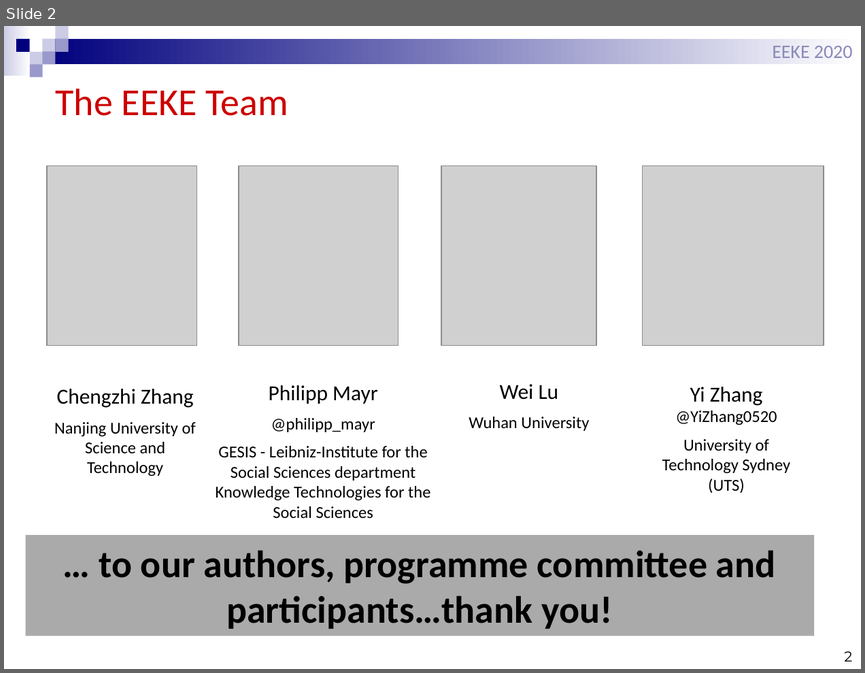
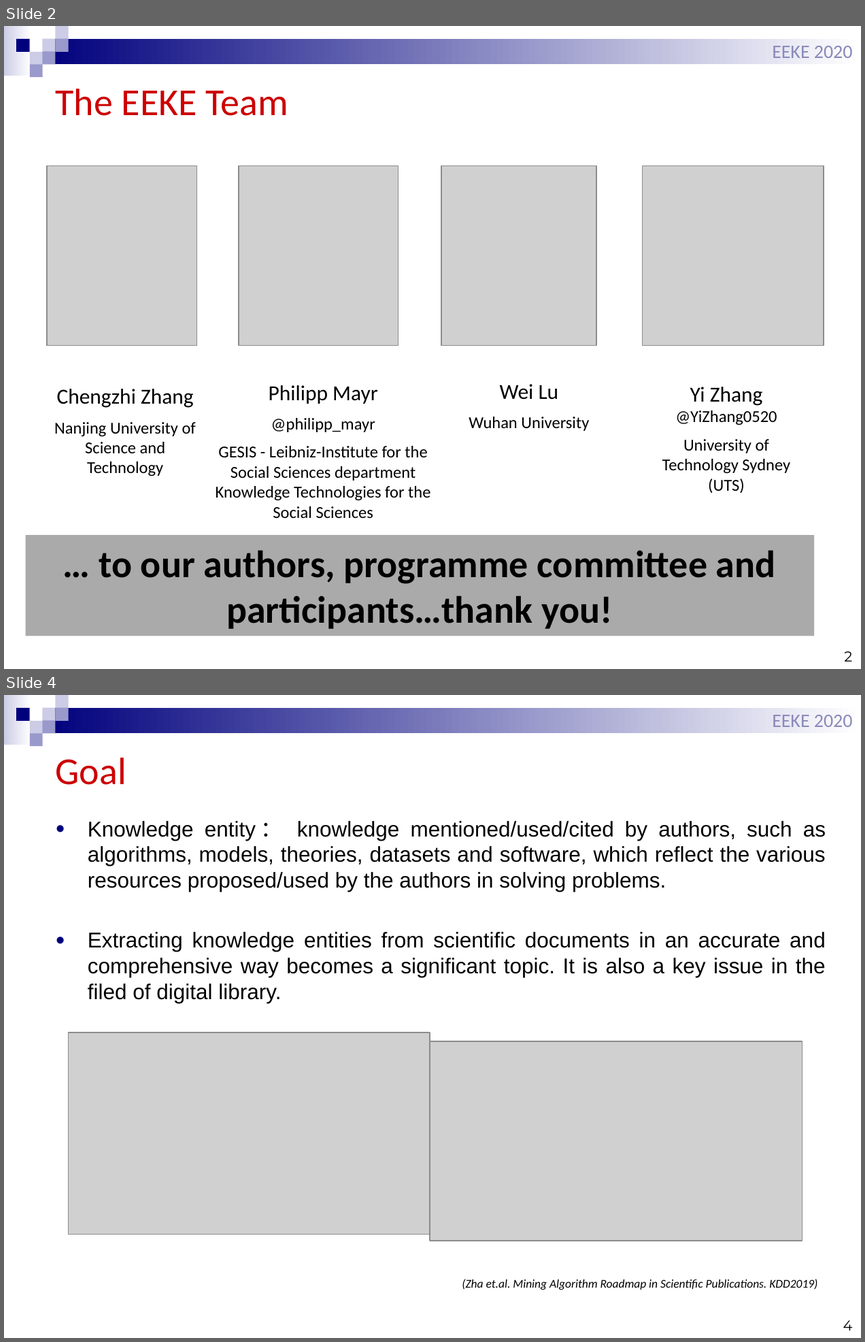
Before and after one commit to EEKE2020/EEKE2020.github.io, a slide deck: slides/eeke2020_intro.pptx. Shown one above the other, each under a label of ours: slide 2 before the commit, slides 2 and 4 after it; the slides between them are not shown. The pictures are 865x673 and 865x1342 pixels, drawn with LibreOffice and Linux fonts; fonts in the diff are those of the drawing; grey boxes stand for pictures. Boxes give left, top, right and bottom in pixels: in the first picture for what was removed or moved away, otherwise in the second. Text is boxed around its words. In the diff, an @@ line names an element or a change of style, - is before the commit and + after.

```diff
--- a/slides/eeke2020_intro.pptx
+++ b/slides/eeke2020_intro.pptx
@@ slide 4 added at box(4, 695, 861, 1338), background #FFFFFF; not listed: 9 template elements that a slide beside it also shows @@
@@ text added at box(772, 715, 853, 727), 16 pt, text #8A8AB9 @@
+EEKE 2020
@@ title added at box(56, 758, 127, 785), 32 pt, text #CC0000 @@
+Goal
@@ text added at box(88, 821, 825, 1003), 18 pt, text #000000 @@
+● Knowledge entity： knowledge mentioned/used/cited by authors, such as algorithms, models, theories, datasets and software, which reflect the various resources proposed/used by the authors in solving problems.
+● Extracting knowledge entities from scientific documents in an accurate and comprehensive way becomes a significant topic. It is also a key issue in the filed of digital library.
@@ picture added at box(68, 1032, 430, 1235) @@
@@ picture added at box(430, 1041, 802, 1241) @@
@@ text added at box(462, 1278, 817, 1289), 10 pt, text #000000, italic @@
+(Zha et.al. Mining Algorithm Roadmap in Scientific Publications. KDD2019)
@@ page number added at box(843, 1320, 853, 1330), 12 pt, text #000000 @@
+4
```
Also in this commit, not shown: 9 slides changed, 2 other slides added.
